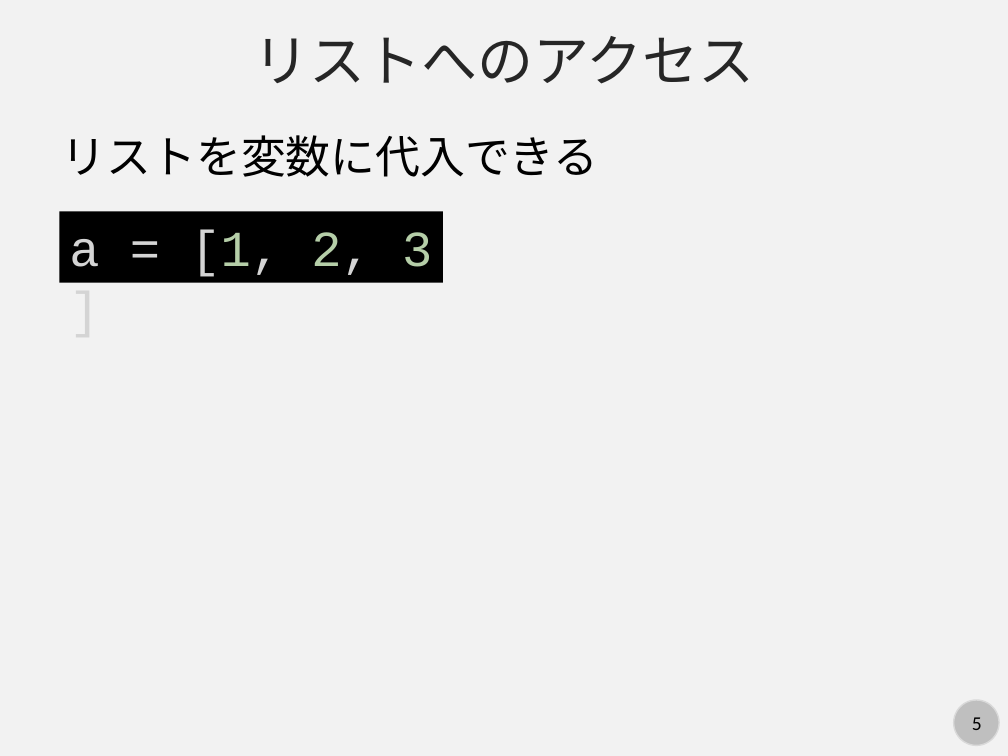
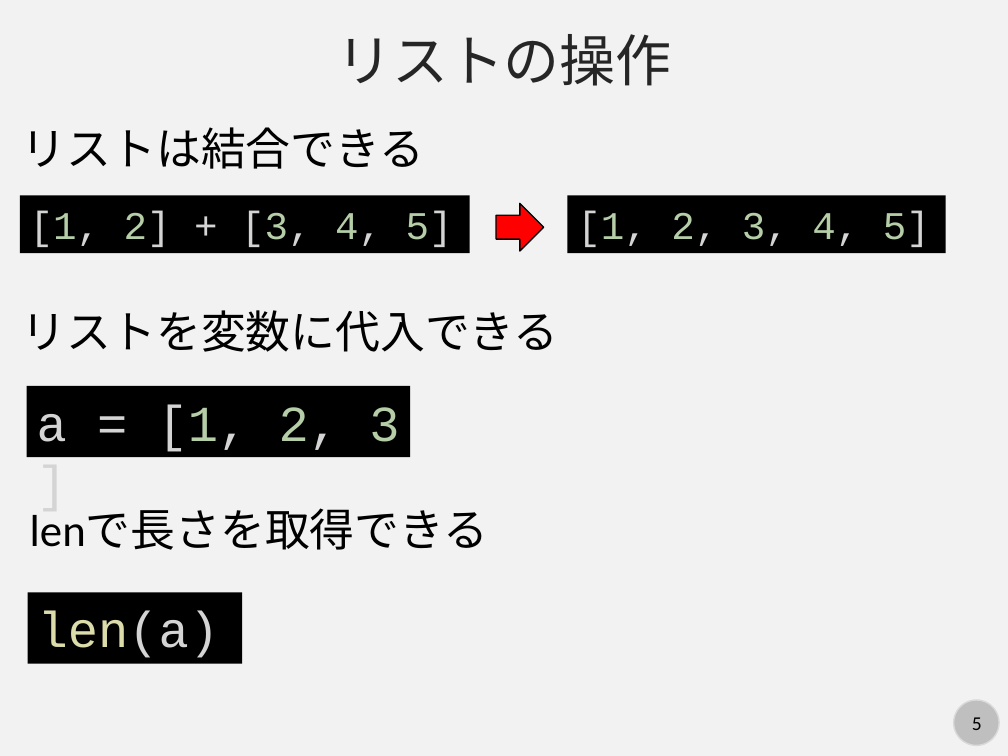
Before and after one commit to kaityo256/python_zero, a slide deck: slide 5 of list/fig/slide.pptx. Drawn at 1008x756 pixels with LibreOffice and Linux fonts; fonts in the diff are those of the drawing. Boxes give left, top, right and bottom in pixels: in the first picture for what was removed or moved away, otherwise in the second. Text is boxed around its words. In the diff, an @@ line names an element or a change of style, - is before the commit and + after.

```diff
--- a/list/fig/slide.pptx
+++ b/list/fig/slide.pptx
@@ text at [336, 34, 672, 86]: text changed @@
-リストへのアクセス
+リストの操作
@@ text added at [22, 127, 424, 169], 32 pt, text #000000 @@
+リストは結合できる
@@ rectangle added at [20, 196, 470, 253], fill #000000, 28 pt, text #D4D4D4 @@
+[1, 2] + [3, 4, 5]
@@ right arrow added at [496, 204, 543, 251], fill #FF0000, outline #000000 1 pt @@
@@ rectangle added at [568, 196, 946, 253], fill #000000, 28 pt, text #D4D4D4 @@
+[1, 2, 3, 4, 5]
@@ text "リストを変数に代入できる": place and size @@
-text "リストを変数に代入できる" at [62, 135, 599, 177]
+text "リストを変数に代入できる" at [22, 310, 559, 352]
@@ rectangle "a = [1, 2, 3]": place and size @@
-rectangle "a = [1, 2, 3]" at [59, 212, 443, 283]
+rectangle "a = [1, 2, 3]" at [27, 386, 410, 458]
@@ text added at [30, 509, 489, 550], 32 pt, text #000000 @@
+lenで長さを取得できる
@@ rectangle added at [28, 593, 243, 664], fill #000000, 36 pt, text #DCDCAA @@
+len(a)
```
Also in this commit, not shown: 1 other slide changed, 7 slides added, 2 other files.
